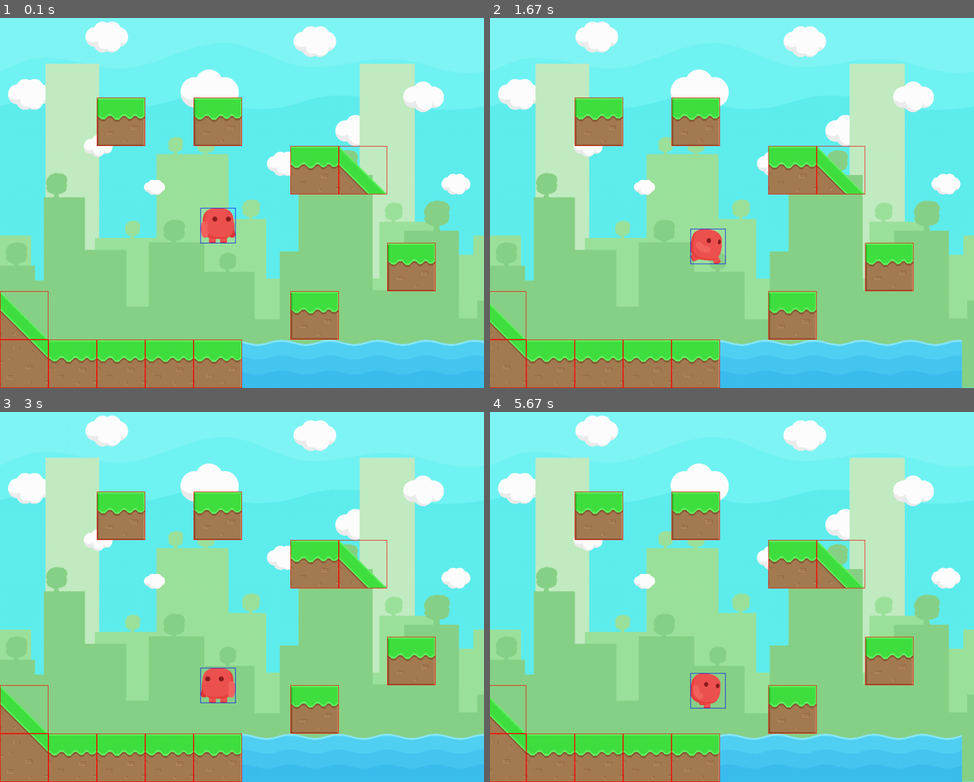
Above: before the commit, frames 1-4 (two rows, left to right).
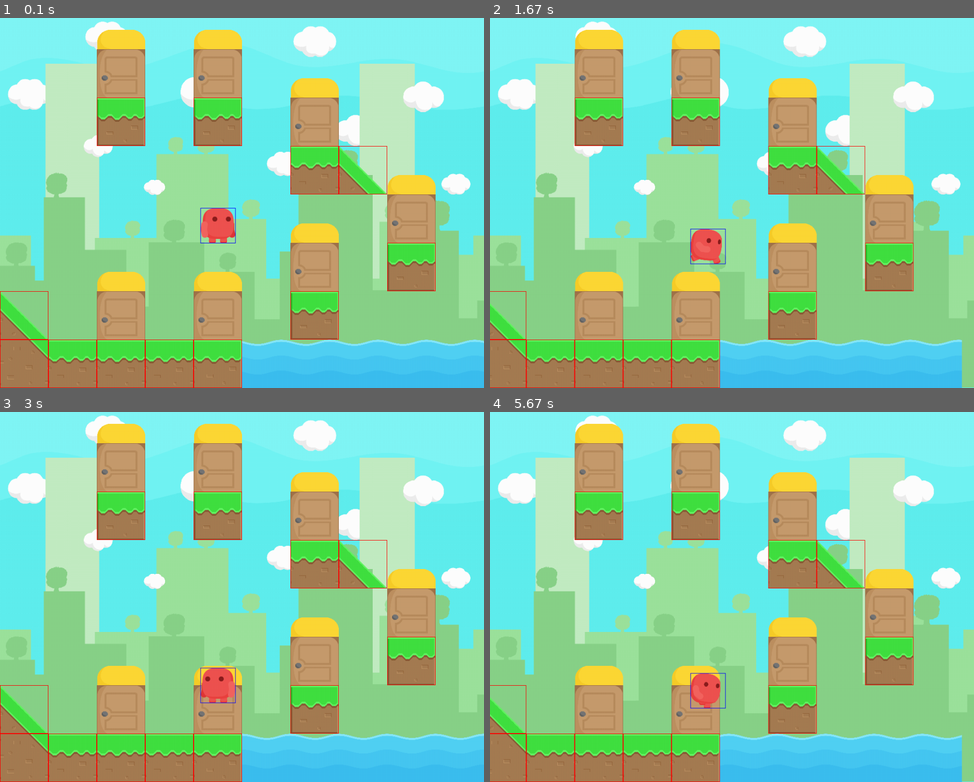
Above: after the commit, the same moments.

Repository: RogiVerakot/platformer-on-pygame
Game: pygame game, started from main.py
The game is run twice, just before and just after one commit, with the same random seed, the same clock (stepped at 60 frames per second) and the same inputs.
Inputs:
- Up to frame 1 (0.1 s): no input
- Up to frame 2 (1.67 s): hold Right 0.33-0.8 s; hold Up 0.83-1.18 s; hold Right from 1.22 s (still down)
- Up to frame 3 (3 s): release Right at 1.68 s; hold Left 1.72-2.25 s; hold Left 2.28-2.73 s; hold Up from 2.77 s (still down)
- Up to frame 4 (5.67 s): release Up at 3.22 s; hold Right 3.25-3.88 s; hold Left 3.92-4.38 s; hold Right 4.42-4.88 s; hold Up 4.92-5.37 s; hold Right from 5.4 s (still down)

The runs differ from the first frame. In frame 1, 13% of the frame differs, in the area x 20-90%, y 3-87%; in frame 2, 13%, in the area x 17-88%, y 3-87%; in frame 3, 12%; in frame 4, 12%.

Commit message:
I updated collision

Diff:
--- a/main.py
+++ b/main.py
@@ -130,7 +130,7 @@
     #             player.rect.top = platform.rect.bottom
     #             player.velocity = 0
 
-    elif isinstance(platform, (GrassHillRight, GrassHillRight2)):
+    if isinstance(platform, (GrassHillRight, GrassHillRight2)):
         relative_x = platform.rect.right - player.rect.centerx  # Инвертируем расчет
         slope_ratio = relative_x / platform.rect.width
         slope_y = platform.rect.bottom - int(slope_ratio * platform.rect.height)
@@ -170,6 +170,11 @@
         screen.blit(platform.image, platform.rect)
         pygame.draw.rect(screen, (255, 0, 0), platform.rect, 1)
 
+    for door in doors:
+        screen.blit(door.image, door.rect)
+
+
+
     for wave in wave_animations:
         wave.draw(screen)
 
